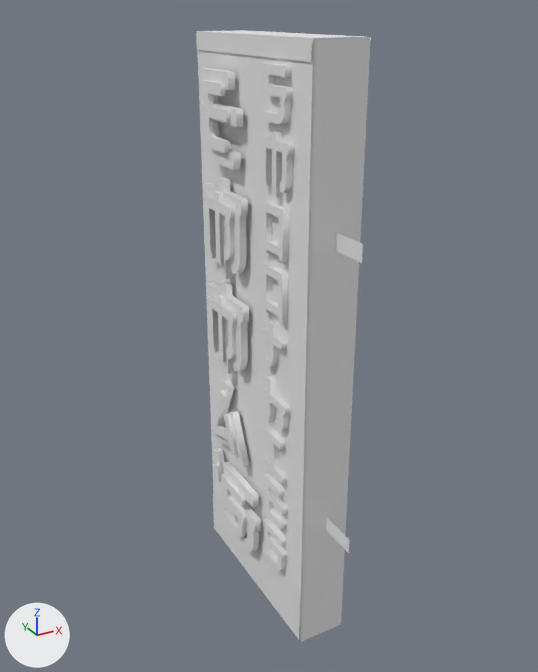
An edit to the FBX model Assets/Models/Neonsign5.fbx, drawn before and after from the same camera.
One viewpoint serves both versions: a camera (50 mm lens) standing at (-2.91, -5.23, 5.24) and looking at (0.06, 0.18, 2.54). Arrows for +X, +Y and +Z are at lower left; the lights stay in place. Where no turn or scale is listed for an object, it has been applied to the vertices. Vertices at the same position are counted once.
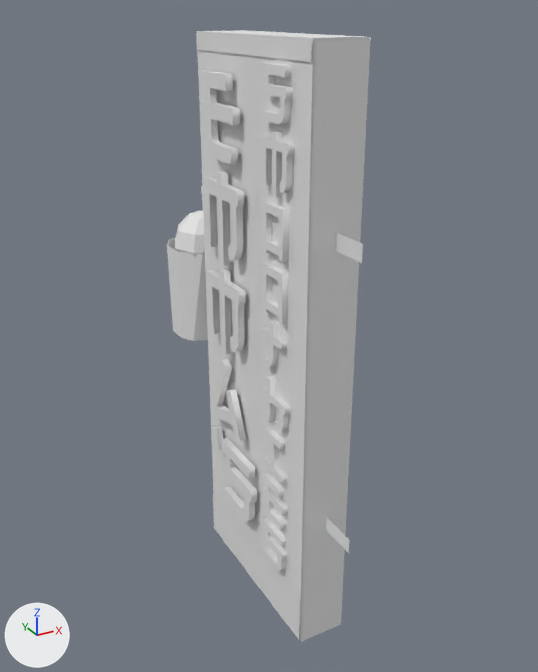
Location of each change, [x1, y1, x2, y2] in pixels of the pictures (538 x 672 px):
'Text.000', mesh rescaled, moved (6% narrower, 7% shorter)
    before: [200, 68, 261, 552]
    after: [200, 70, 257, 521]
'Plane.006', added
    after: [238, 54, 260, 589]
'Text.004', deleted
    before: [200, 80, 247, 537]
'Circle', added
    after: [167, 186, 208, 341]
'Plane.010', added
    after: [206, 51, 233, 553]
'Plane.004', unchanged, uncovered by the edit
    after: [272, 58, 295, 626]

What changed in the scene script:
```text
Change me_text_005:
    where me_text_005.from_pydata(...)  # 1030 vertices, 1521 faces; spans x -0.03..0.03, y -0.95..-0.02, z -3.64..0.72
    used by ob_text_000; location = (-0.28, 0.72, 4.08)
    me_text_005 part 1: the whole mesh is scaled about the mesh origin by (1, 0.923, 0.923)
Add me_plane_006:
    me_plane_006.from_pydata([(0.0, -0.15, 2.53), (0.0, -0.15, -2.53), (0.0, 0.15, 2.53), (0.0, 0.15, -2.53)], [], [(0, 2, 3, 1)])
Add me_circle_001:
    me_circle_001.from_pydata(...)  # 82 vertices, 70 faces; spans x -0.286..0.446, y -0.494..0.233, z 0.0..1.479
Change ob_text_000:
    ob_text_000.location: (-0.28, 0.72, 4.08) -> (-0.28, 0.72, 4.11)
Remove ob_text_004:
    ob_text_004 = bpy.data.objects.new('Text.004', me_text_009)
    ob_text_004.location = (-0.33, 0.61, 4.2)
Add ob_plane_006:
    ob_plane_006 = bpy.data.objects.new('Plane.006', me_plane_006)
    ob_plane_006.location = (-0.22, 0.0, 2.52)
Add ob_plane_010:
    ob_plane_010 = bpy.data.objects.new('Plane.010', me_plane_006.copy())
    ob_plane_010.location = (-0.22, 0.58, 2.52)
Add ob_circle:
    ob_circle = bpy.data.objects.new('Circle', me_circle_001)
    ob_circle.location = (-0.09, 1.46, 2.2)
```
